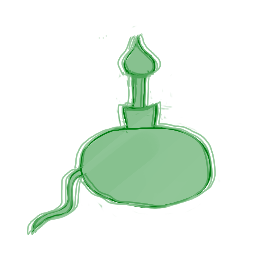
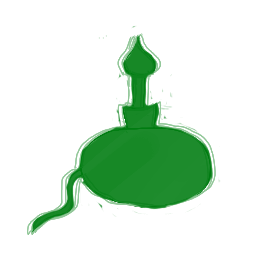
Revision of a layered 256 × 256 image; what changed, layer by layer:
painted on "Layer 11" over [32, 25, 221, 231]
